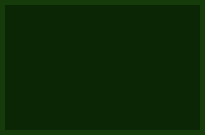
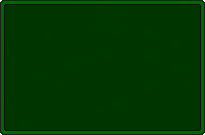
Before/after of a 205×135 layered artwork. What changed in the layer stack:
added layer "Lining" above "Noise" over [0, 0, 205, 135]
showed "Noise", opacity 1% → 2%, painted on it, masked it over [0, 0, 205, 135]
showed group "Normal" (2 layers) over [0, 0, 205, 135]
added layer "Border #5" in group "Normal" over [1, 1, 204, 134]
added layer "Background #5" in group "Normal" over [4, 4, 201, 131]
painted on "Border #4" over [0, 0, 205, 135]
painted on "Background #4", masked it over [0, 0, 205, 135]
showed group "Hover" (2 layers) over [0, 0, 205, 135]
painted on "Border #3" over [0, 0, 205, 135]
painted on "Background #3", masked it over [0, 0, 205, 135]
showed group "Disabled" (2 layers) over [0, 0, 205, 135]
painted on "Border #2" over [0, 0, 205, 135]
painted on "Background #2", masked it over [0, 0, 205, 135]
painted on "Border #1" over [0, 0, 205, 135]
painted on "Background #1", masked it over [0, 0, 205, 135]
